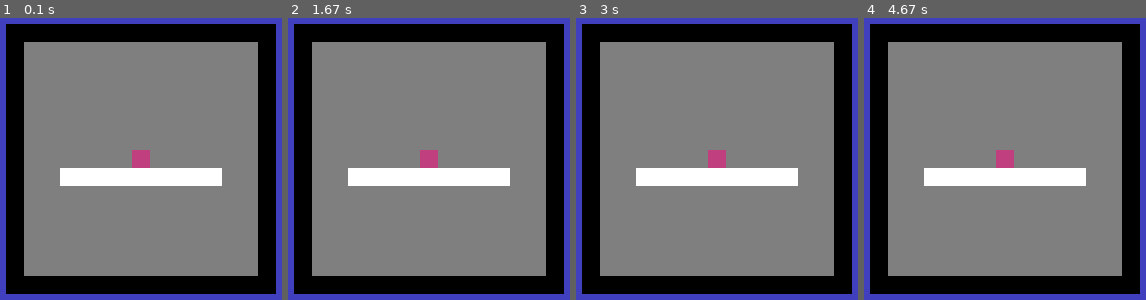
Above: before the commit, frames 1-4 (left to right).
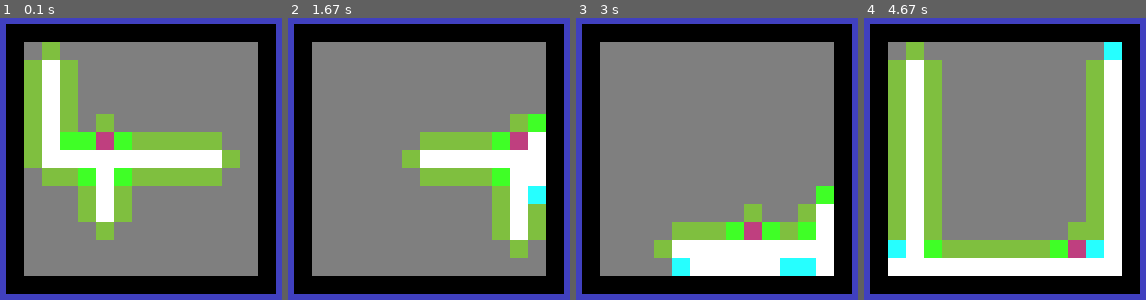
Above: after the commit, the same moments.

Repository: Gamabunta57/golf-lua
Game: LÖVE game, started from main.lua
The game is run twice, just before and just after one commit, with the same random seed, the same clock (stepped at 60 frames per second) and the same inputs.
Inputs:
- Up to frame 1 (0.1 s): no input
- Up to frame 2 (1.67 s): hold R 0.33-0.8 s; hold R 0.83-1.3 s; tap Z at 1.33 s
- Up to frame 3 (3 s): hold R 1.67-2.13 s; tap Z at 1.73, 2.03, 2.23, 2.53, 2.73 s; hold R 2.17-2.63 s; tap S at 2.32 s
- Up to frame 4 (4.67 s): tap Z at 3.03, 3.23, 3.57, 3.87, 4.07, 4.37, 4.63 s; tap S at 3.65 s

The runs differ from the first frame. In frame 1, 22% of the frame differs, in the area x 8-86%, y 8-79%; in frame 2, 15%; in frame 3, 17%; in frame 4, 36%, in the area x 8-92%, y 8-92%.

Commit message:
Implement the anchor system

Diff:
--- a/main.lua
+++ b/main.lua
@@ -17,10 +17,15 @@
     {.5, .5, .5, 1}, -- Cell.UNDEFINED
     {.75, .25, .5, 1}, -- Cell.ELEVATOR
     {1, 1, 1, 1}, -- Cell.CORRIDOR
+    {.5, .75, .25, 1}, -- Cell.hasAnchor // 1
+    {.25, 1, .15, 1}, -- Cell.hasAnchor // 2
+    {.15, 1, 1, 1}, -- Cell.hasAnchor // 3
+    {1, 1, 0, 1}, -- Cell.hasAnchor // 4
 }
 
 local wasZPressed = false
 local wasSPressed = false
+local wasRPressed = false
 
 function regenerateMap()
     map = Map:new(15, 15, 1)
@@ -44,6 +49,7 @@
 function love.update(dt)
     local isZPressed = love.keyboard.isDown("z")
     local isSPressed = love.keyboard.isDown("s")
+    local isRPressed = love.keyboard.isDown("r")
     if isZPressed and not wasZPressed then
         maxStepCount = maxStepCount + 1
         regenerateMap()
@@ -54,8 +60,14 @@
         regenerateMap()
     end
 
+    if isRPressed and not wasRPressed then
+        seed = os.time()
+        regenerateMap()
+    end
+
     wasZPressed = isZPressed
     wasSPressed = isSPressed
+    wasRPressed = isRPressed
 end
 
 function love.draw()
@@ -72,7 +84,18 @@
                 i = i + 1
 
                 local cell = map.floorCells[z][i]
-                love.graphics.setColor(colors[cell.tileRef])
+                local anchorCount = cell:anchorCount()
+                if anchorCount == 1 then
+                    love.graphics.setColor(colors[5])
+                elseif anchorCount == 2 then
+                    love.graphics.setColor(colors[6])
+                elseif anchorCount == 3 then
+                    love.graphics.setColor(colors[7])
+                elseif anchorCount == 4 then
+                    love.graphics.setColor(colors[8])
+                else
+                    love.graphics.setColor(colors[cell.tileRef])
+                end
                 love.graphics.draw(tileSet, quads[1], origX + xOffset, origY + yOffset)
             end
         end
--- a/src/data/cell.lua
+++ b/src/data/cell.lua
@@ -9,9 +9,39 @@
 
 function Cell:new()
     local o = {
-        tileRef = Cell.UNDEFINED
+        tileRef = Cell.UNDEFINED,
+        anchor = {
+            toTop = false,
+            toRight = false,
+            toBottom = false,
+            toLeft = false,
+        },
     }
     setmetatable(o, self)
     self.__index = self
     return o
 end
+
+function Cell:hasAnchor()
+    return self.anchor.toTop
+        or self.anchor.toRight
+        or self.anchor.toBottom
+        or self.anchor.toLeft
+end
+
+function Cell:anchorCount()
+    local count = 0
+    if (self.anchor.toTop) then
+        count = 1
+    end
+    if (self.anchor.toRight) then
+        count = count + 1
+    end
+    if (self.anchor.toBottom) then
+        count = count + 1
+    end
+    if (self.anchor.toLeft) then
+        count = count + 1
+    end
+    return count
+end
--- a/src/generators/generator.lua
+++ b/src/generators/generator.lua
@@ -1,4 +1,11 @@
 require("src/data/cell")
+
+Anchors = {
+    TO_TOP = 1,
+    TO_RIGHT = 2,
+    TO_BOTTOM = 3,
+    TO_LEFT = 4,
+}
 
 Generator = {
     CORRIDOR_RATIO = .12,
@@ -17,8 +24,117 @@
 
 function Generator:generateMap(maxStepCount)
     self:_initialise()
-    -- self:_buildCorridors(maxStepCount)
-    self:_buildFakeCorridors(maxStepCount)
+    self:_buildCorridors(maxStepCount)
+    -- self:_buildFakeCorridors(maxStepCount)
+    self:_setRoomAnchors(maxStepCount)
+end
+
+function Generator:_setRoomAnchors(maxStepCount)
+    local width = self.map.width
+    local height = self.map.height
+
+    local step = 0
+
+    for z = 1, self.map.depth do
+        local floorCells = self.map.floorCells[z]
+        for y = 1, height - 1 do
+            for x = 1, width - 1 do
+
+                local cellIndex = x + y * width
+
+                local currentCell = floorCells[cellIndex]
+                if currentCell.tileRef == Cell.UNDEFINED then
+                    local leftCell = floorCells[cellIndex - 1]
+                    local rightCell = floorCells[cellIndex + 1]
+                    local topCell = floorCells[cellIndex - width]
+                    local bottomCell = floorCells[cellIndex + width]
+
+                    -- next to a corridor or the elevator
+                    if (topCell.tileRef == Cell.CORRIDOR or topCell.tileRef == Cell.ELEVATOR) then
+                        self:_placeAnchorAt(floorCells, cellIndex, Anchors.TO_BOTTOM)
+                    end
+                    if (rightCell.tileRef == Cell.CORRIDOR or rightCell.tileRef == Cell.ELEVATOR) then
+                        self:_placeAnchorAt(floorCells, cellIndex, Anchors.TO_LEFT)
+                    end
+                    if (bottomCell.tileRef == Cell.CORRIDOR or bottomCell.tileRef == Cell.ELEVATOR) then
+                        self:_placeAnchorAt(floorCells, cellIndex, Anchors.TO_TOP)
+                    end
+                    if (leftCell.tileRef == Cell.CORRIDOR or leftCell.tileRef == Cell.ELEVATOR) then
+                        self:_placeAnchorAt(floorCells, cellIndex, Anchors.TO_RIGHT)
+                    end
+
+                    -- next to a corridor or the elevator and next to the border
+                    if (rightCell.tileRef == Cell.LIMIT) then
+                        if ((bottomCell.tileRef == Cell.CORRIDOR or bottomCell.tileRef == Cell.ELEVATOR) or (topCell.tileRef == Cell.CORRIDOR or topCell.tileRef == Cell.ELEVATOR)) then
+                            self:_placeAnchorAt(floorCells, cellIndex, Anchors.TO_LEFT)
+                        end
+                    end
+
+                    if (leftCell.tileRef == Cell.LIMIT) then
+                        if ((bottomCell.tileRef == Cell.CORRIDOR or bottomCell.tileRef == Cell.ELEVATOR) or (topCell.tileRef == Cell.CORRIDOR or topCell.tileRef == Cell.ELEVATOR)) then
+                            self:_placeAnchorAt(floorCells, cellIndex, Anchors.TO_RIGHT)
+                        end
+                    end
+
+                    if (topCell.tileRef == Cell.LIMIT) then
+                        if ((leftCell.tileRef == Cell.CORRIDOR or leftCell.tileRef == Cell.ELEVATOR) or (rightCell.tileRef == Cell.CORRIDOR or rightCell.tileRef == Cell.ELEVATOR)) then
+                            self:_placeAnchorAt(floorCells, cellIndex, Anchors.TO_BOTTOM)
+                        end
+                    end
+
+                    if (bottomCell.tileRef == Cell.LIMIT) then
+                        if ((leftCell.tileRef == Cell.CORRIDOR or leftCell.tileRef == Cell.ELEVATOR) or (rightCell.tileRef == Cell.CORRIDOR or rightCell.tileRef == Cell.ELEVATOR)) then
+                            self:_placeAnchorAt(floorCells, cellIndex, Anchors.TO_TOP)
+                        end
+                    end
+
+
+                    -- in a corner
+                    if (topCell.tileRef == Cell.LIMIT and rightCell.tileRef == Cell.LIMIT) then
+                        if ((bottomCell.tileRef == Cell.CORRIDOR or bottomCell.tileRef == Cell.ELEVATOR) or (leftCell.tileRef == Cell.CORRIDOR or leftCell.tileRef == Cell.ELEVATOR)) then
+                            self:_placeAnchorAt(floorCells, cellIndex, Anchors.TO_BOTTOM)
+                            self:_placeAnchorAt(floorCells, cellIndex, Anchors.TO_LEFT)
+                        end
+                    end
+
+                    if (rightCell.tileRef == Cell.LIMIT and bottomCell.tileRef == Cell.LIMIT) then
+                        if ((leftCell.tileRef == Cell.CORRIDOR or leftCell.tileRef == Cell.ELEVATOR) or (topCell.tileRef == Cell.CORRIDOR or topCell.tileRef == Cell.ELEVATOR)) then
+                            self:_placeAnchorAt(floorCells, cellIndex, Anchors.TO_LEFT)
+                            self:_placeAnchorAt(floorCells, cellIndex, Anchors.TO_TOP)
+                        end
+                    end
+
+                    if (bottomCell.tileRef == Cell.LIMIT and leftCell.tileRef == Cell.LIMIT) then
+                        if ((topCell.tileRef == Cell.CORRIDOR or topCell.tileRef == Cell.ELEVATOR) or (rightCell.tileRef == Cell.CORRIDOR or rightCell.tileRef == Cell.ELEVATOR)) then
+                            self:_placeAnchorAt(floorCells, cellIndex, Anchors.TO_TOP)
+                            self:_placeAnchorAt(floorCells, cellIndex, Anchors.TO_RIGHT)
+                        end
+                    end
+
+                    if (leftCell.tileRef == Cell.LIMIT and topCell.tileRef == Cell.LIMIT) then
+                        if ((rightCell.tileRef == Cell.CORRIDOR or rightCell.tileRef == Cell.ELEVATOR) or (bottomCell.tileRef == Cell.CORRIDOR or bottomCell.tileRef == Cell.ELEVATOR)) then
+                            self:_placeAnchorAt(floorCells, cellIndex, Anchors.TO_RIGHT)
+                            self:_placeAnchorAt(floorCells, cellIndex, Anchors.TO_BOTTOM)
+                        end
+                    end
+                end
+
+                step = step + 1
+            end
+        end
+    end
+end
+
+function Generator:_placeAnchorAt(floorCells, cellIndex, anchorDirection)
+    if anchorDirection == Anchors.TO_TOP then
+        floorCells[cellIndex].anchor.toTop = true
+    elseif anchorDirection == Anchors.TO_RIGHT then
+        floorCells[cellIndex].anchor.toRight = true
+    elseif anchorDirection == Anchors.TO_BOTTOM then
+        floorCells[cellIndex].anchor.toBottom = true
+    elseif anchorDirection == Anchors.TO_LEFT then
+        floorCells[cellIndex].anchor.toLeft = true
+    end
 end
 
 function Generator:_initialise()
